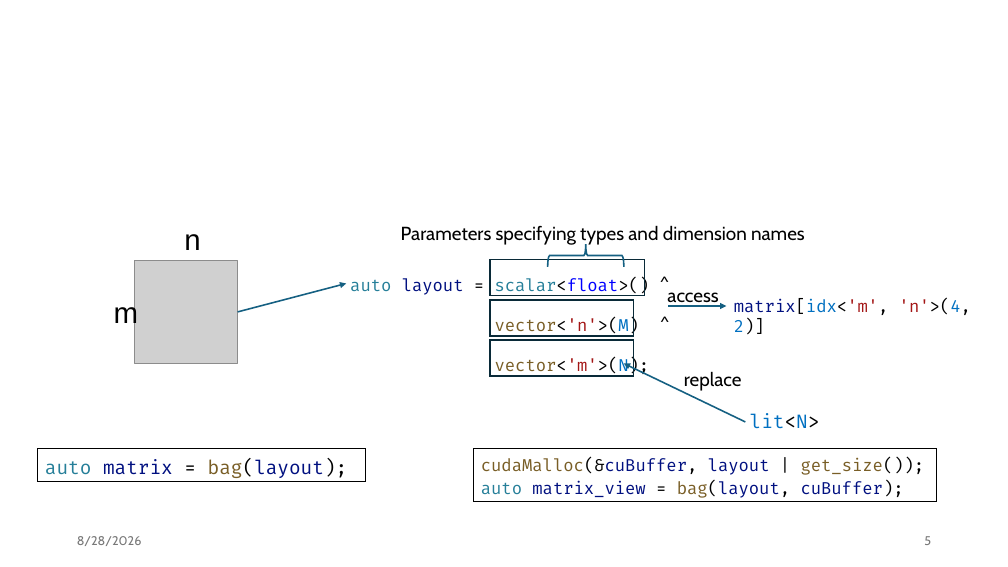
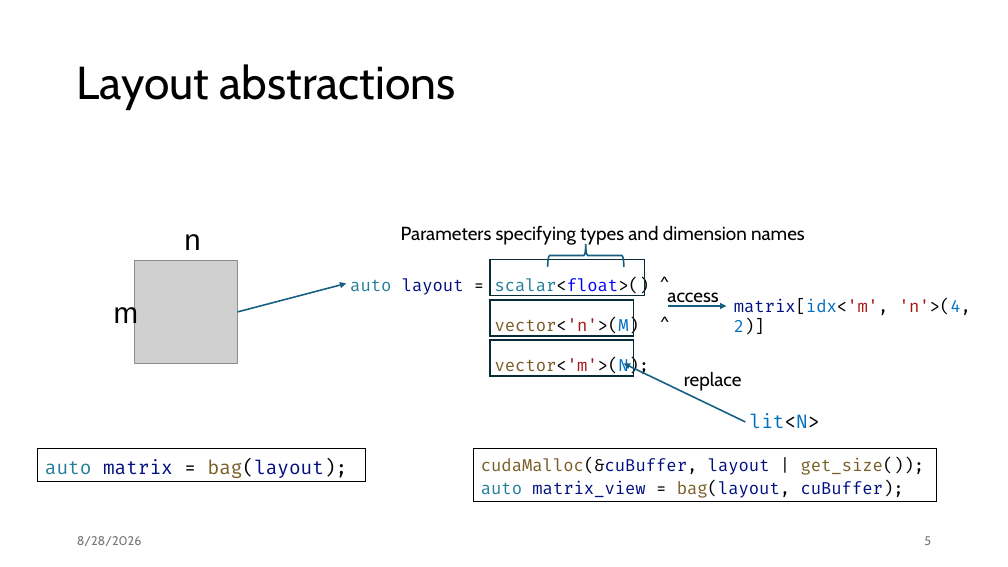
Before and after one commit to jiriklepl/phd-thesis, a slide deck: slide 5 of slides/Optimizing Memory Layouts and Traversal Orders in High-Performance Computing.pptx. Drawn at 1008x567 pixels with LibreOffice and Linux fonts; fonts in the diff are those of the drawing; grey boxes stand for pictures. Boxes give left, top, right and bottom in pixels: in the first picture for what was removed or moved away, otherwise in the second. Text is boxed around its words. In the diff, an @@ line names an element or a change of style, - is before the commit and + after.

```diff
--- a/slides/Optimizing Memory Layouts and Traversal Orders in High-Performance Computing.pptx
+++ b/slides/Optimizing Memory Layouts and Traversal Orders in High-Performance Computing.pptx
@@ title added at <box>77,64,456,110</box>, 44 pt, text #000000 @@
+Layout abstractions
```
Also in this commit, not shown: 11 other slides changed.
